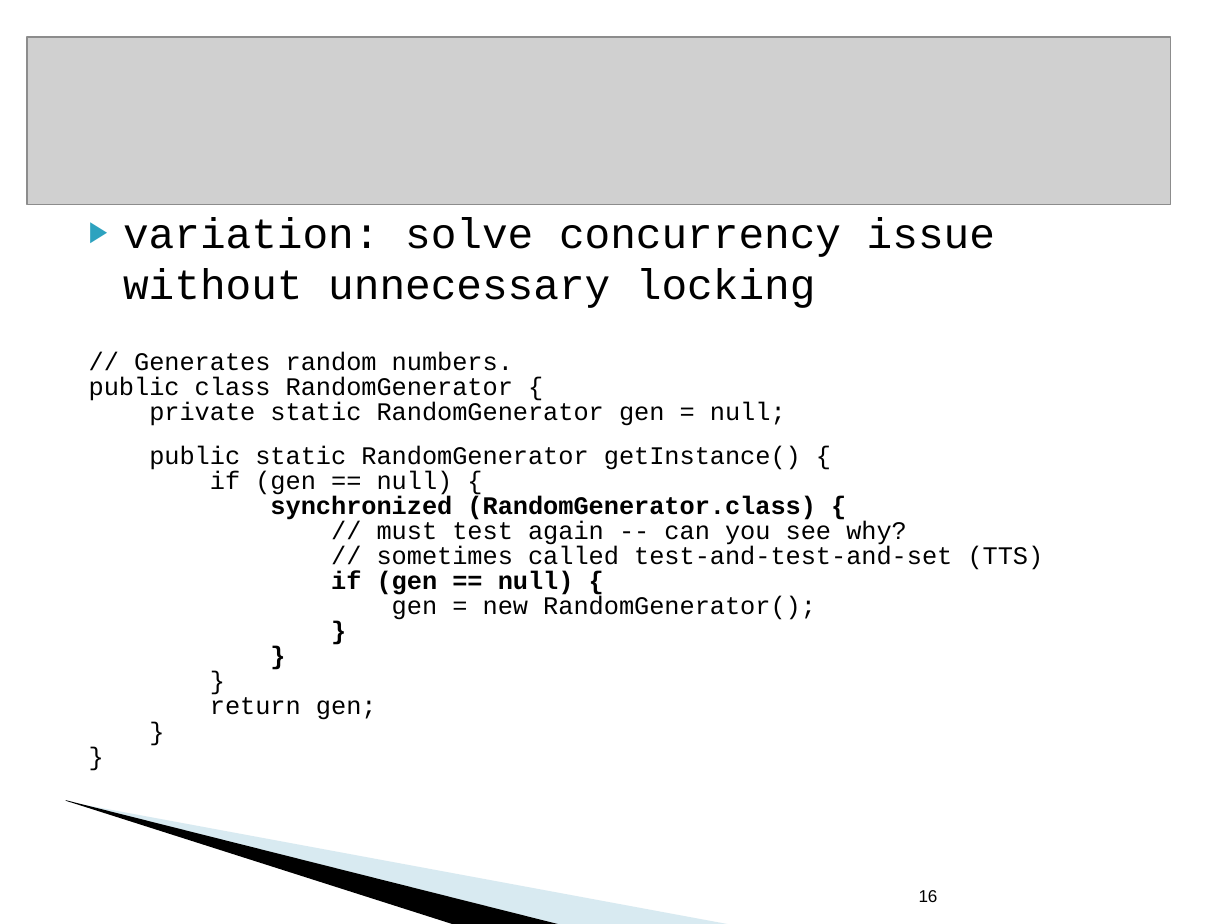
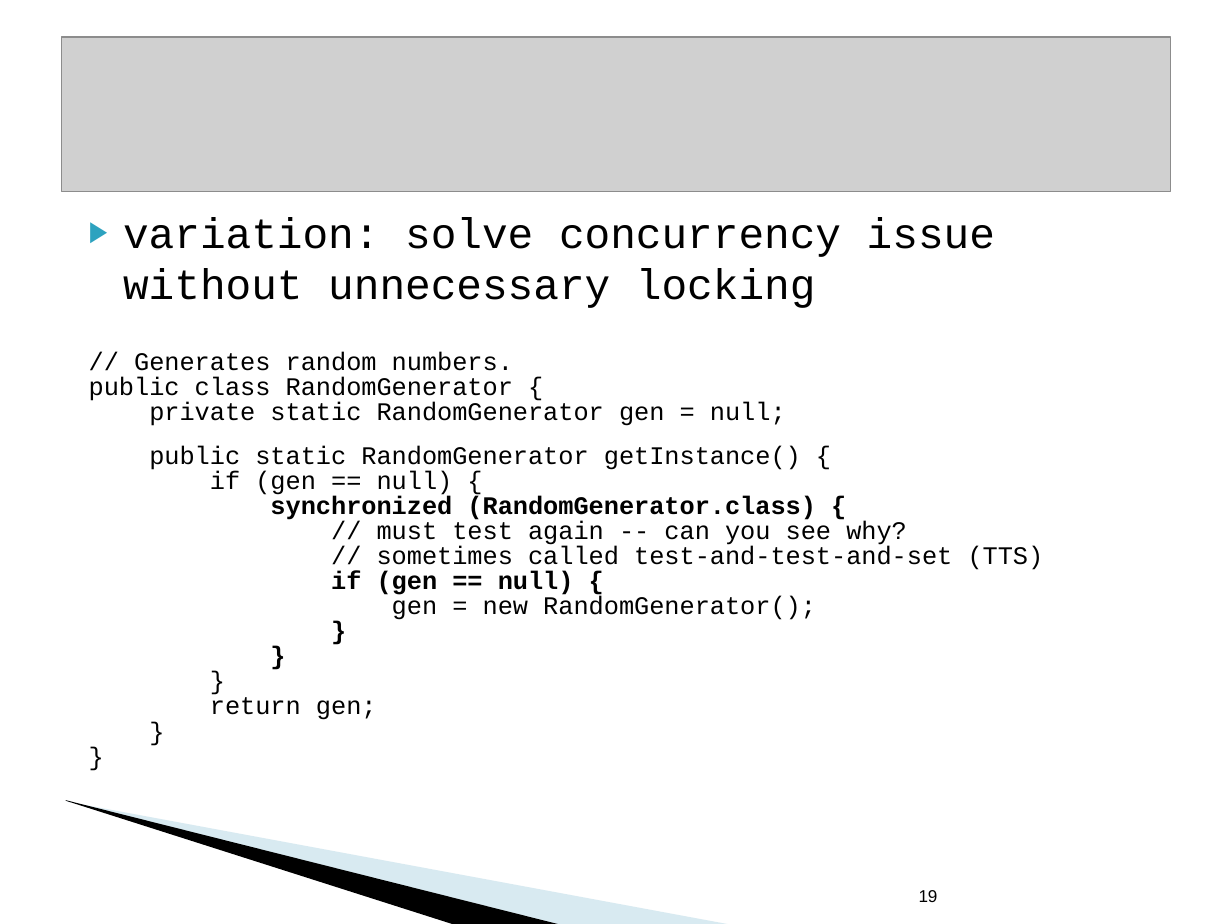
Before and after one commit to csyuzhou/csyuzhou.github.io, a slide deck: slide 19 of files/designPatterns/lecture2.ppt (slide 16 before the commit). Drawn at 1232x924 pixels with LibreOffice and Linux fonts; fonts in the diff are those of the drawing; grey boxes stand for pictures; background and template pictures are left out. Boxes give left, top, right and bottom in pixels: in the first picture for what was removed or moved away, otherwise in the second. Text is boxed around its words. In the diff, an @@ line names an element or a change of style, - is before the commit and + after.

```diff
--- a/files/designPatterns/lecture2.ppt
+++ b/files/designPatterns/lecture2.ppt
@@ picture: place and size @@
-picture at box(27, 37, 1170, 205)
+picture at box(62, 37, 1170, 191)
@@ page number at box(919, 890, 938, 902): text changed @@
-16
+19
```
Also in this commit, not shown: 18 other slides changed, 4 slides added, 1 slide removed, 1 other file.
